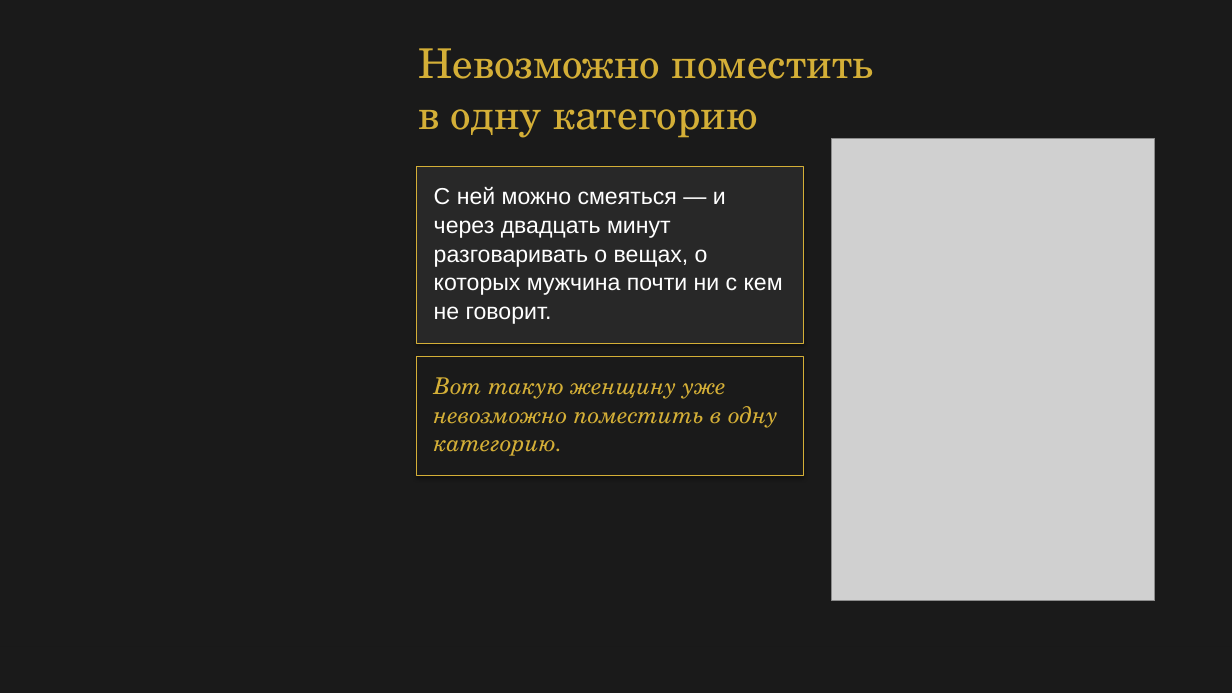
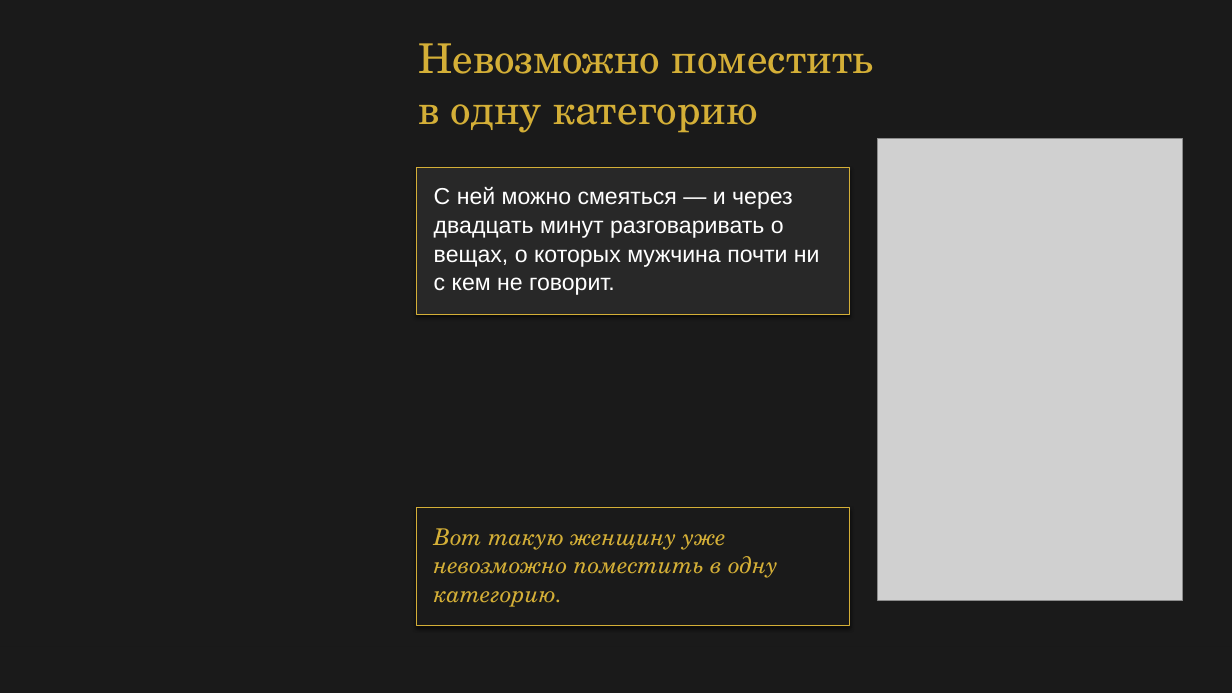
Before and after one commit to babylonofkommod-ai/-, a slide deck: slide 22 of Ваш Кристалл незабываемости.pptx. Drawn at 1232x693 pixels with LibreOffice and Linux fonts; fonts in the diff are those of the drawing; grey boxes stand for pictures. Boxes give left, top, right and bottom in pixels: in the first picture for what was removed or moved away, otherwise in the second. Text is boxed around its words. In the diff, an @@ line names an element or a change of style, - is before the commit and + after.

Commit message:
Replace stock images with generated fine-art metaphors and correct slide geometry

```diff
--- a/Ваш Кристалл незабываемости.pptx
+++ b/Ваш Кристалл незабываемости.pptx
@@ text "Невозможно поместить": place and size @@
-text "Невозможно поместить" at box(418, 48, 873, 138)
+text "Невозможно поместить" at box(418, 43, 873, 133)
@@ picture: place and size @@
-picture at box(832, 139, 1155, 601)
+picture at box(878, 139, 1183, 601)
@@ rectangle added at box(416, 167, 850, 315), fill #282828 @@
@@ rectangle: place and size @@
-rectangle at box(417, 167, 804, 344)
+rectangle at box(417, 167, 850, 314)
@@ text at box(434, 187, 820, 295): text changed @@
-С ней можно смеяться — и
-через двадцать минут
-разговаривать о вещах, о
-которых мужчина почти ни с кем
-не говорит.
+С ней можно смеяться — и через
+двадцать минут разговаривать о
+вещах, о которых мужчина почти ни
+с кем не говорит.
@@ rectangle added at box(416, 507, 850, 627), fill #1A1A1A @@
@@ rectangle: place and size @@
-rectangle at box(417, 357, 804, 476)
+rectangle at box(417, 507, 850, 626)
@@ text "Вот такую женщину уже": place and size @@
-text "Вот такую женщину уже" at box(434, 377, 778, 456)
+text "Вот такую женщину уже" at box(434, 528, 778, 607)
```
Also in this commit, not shown: 21 other slides changed, 14 other files.
